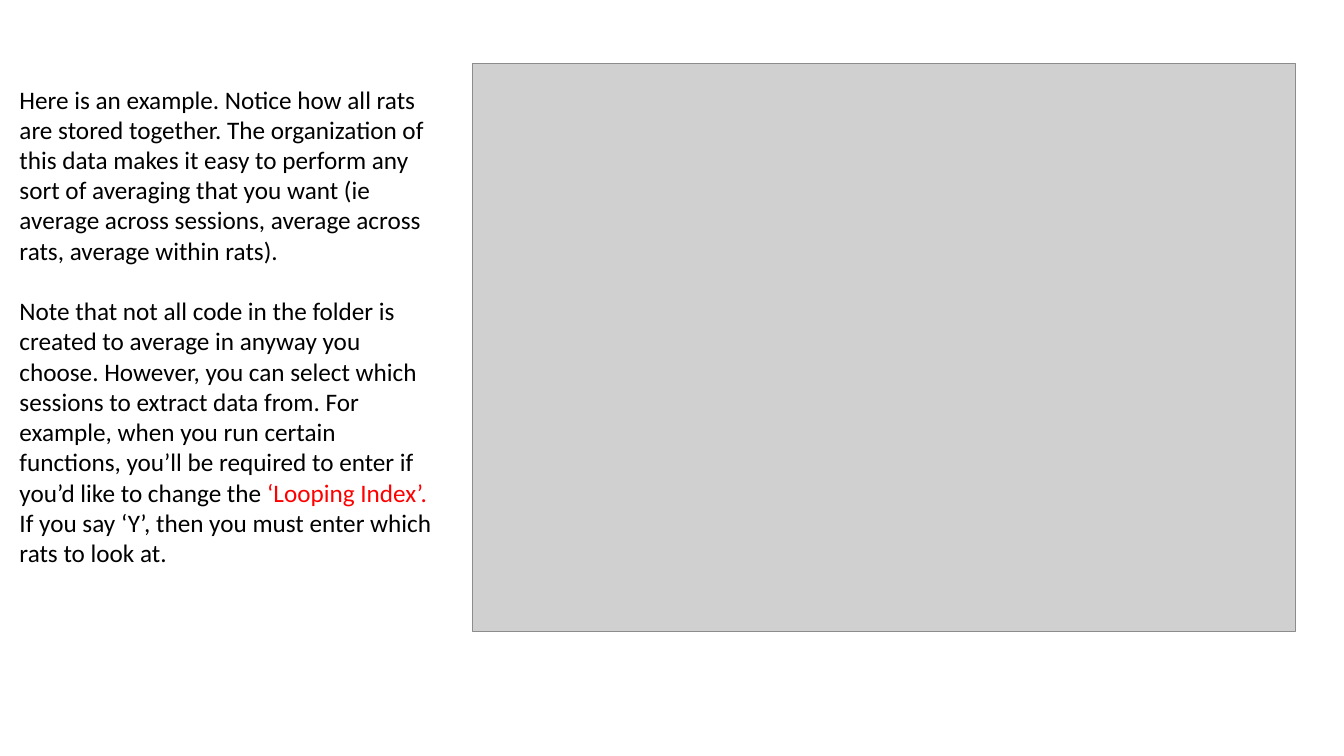
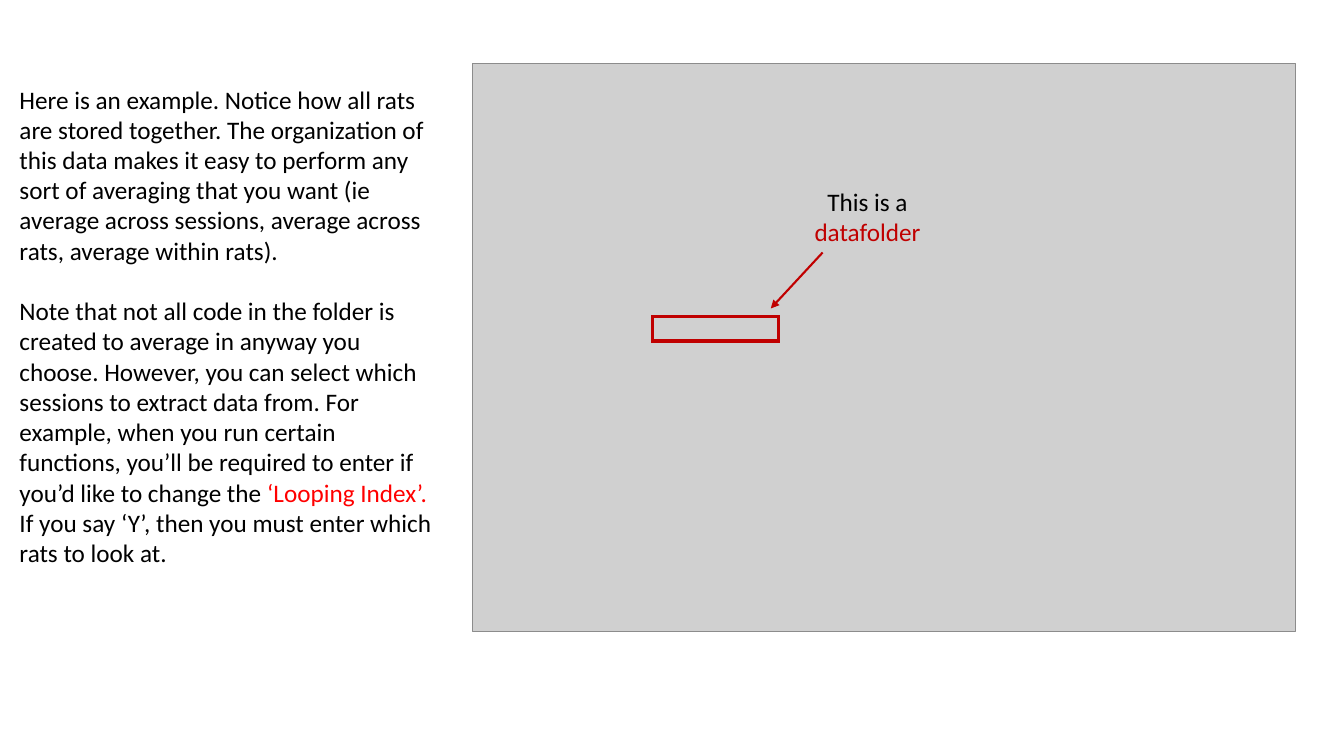
Before and after one commit to GriffinLabCode/GriffinCode, a slide deck: slide 9 of 1. Matlab Pipeline/Using the Matlab Pipeline.pptx (slide 2 before the commit). Drawn at 1344x756 pixels with LibreOffice and Linux fonts; fonts in the diff are those of the drawing; grey boxes stand for pictures. Boxes give left, top, right and bottom in pixels: in the first picture for what was removed or moved away, otherwise in the second. Text is boxed around its words. In the diff, an @@ line names an element or a change of style, - is before the commit and + after.

```diff
--- a/1. Matlab Pipeline/Using the Matlab Pipeline.pptx
+++ b/1. Matlab Pipeline/Using the Matlab Pipeline.pptx
@@ text added at box(815, 193, 921, 241), 18 pt, text #C00000 @@
+This is a datafolder
@@ arrow added from (823, 253) to (771, 309), #C00000 1.5 pt @@
@@ rectangle added at box(652, 317, 778, 341), outline #C00000 2.25 pt @@
```
Also in this commit, not shown: 2 other slides changed, 15 slides added, 34 other files.
